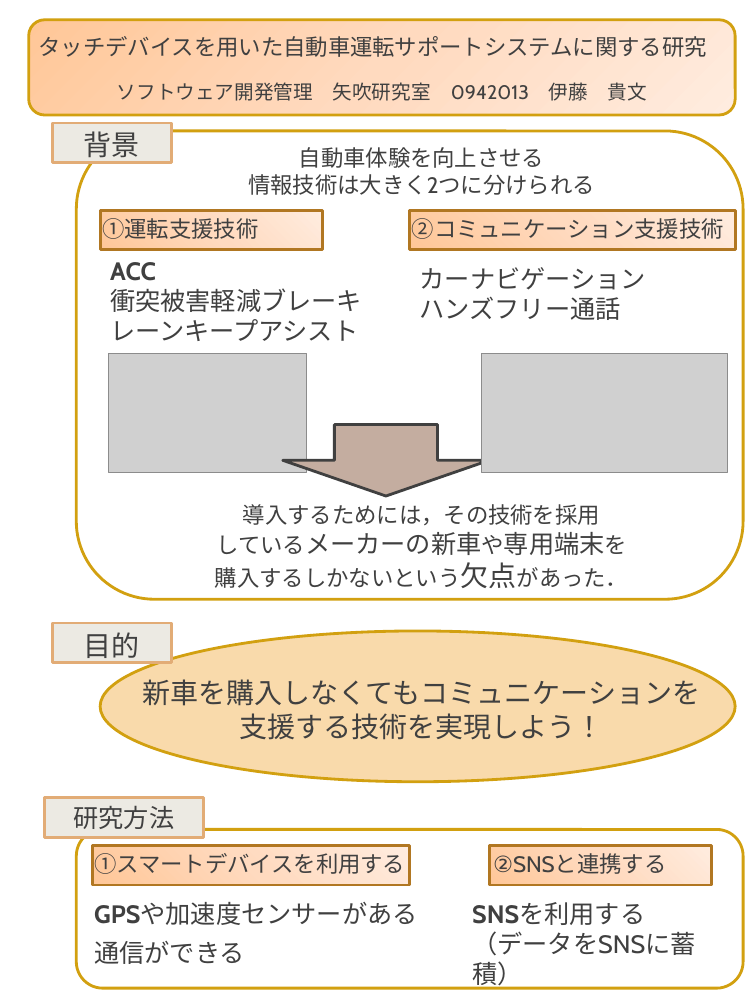
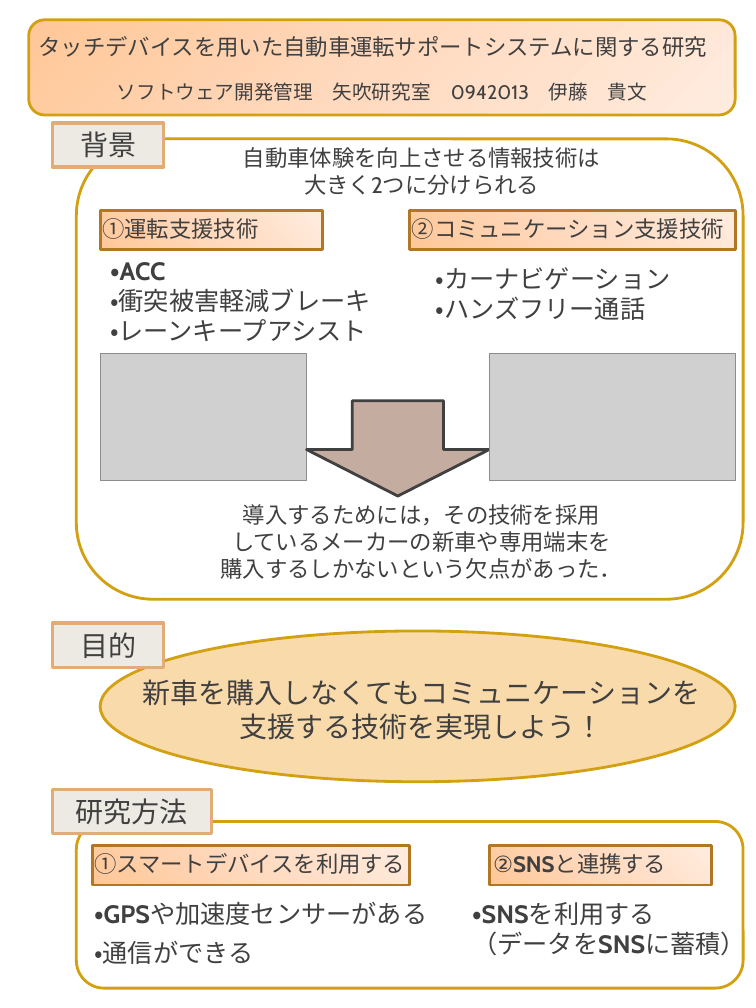
Before and after one commit to keimatsui/kadai, a slide deck: slide 1 of 卒業論文/2012/伊藤貴文/中間発表パワポ.pptx. Drawn at 756x1008 pixels with LibreOffice and Linux fonts; fonts in the diff are those of the drawing; grey boxes stand for pictures; background and template pictures are left out. Boxes give left, top, right and bottom in pixels: in the first picture for what was removed or moved away, otherwise in the second. Text is boxed around its words. In the diff, an @@ line names an element or a change of style, - is before the commit and + after.

```diff
--- a/卒業論文/2012/伊藤貴文/中間発表パワポ.pptx
+++ b/卒業論文/2012/伊藤貴文/中間発表パワポ.pptx
@@ rectangle "背景": place and size @@
-rectangle "背景" at <box>84,131,140,163</box>
+rectangle "背景" at <box>52,123,163,167</box>
@@ rectangle "背景" at <box>52,123,163,167</box>: fill none to #ECEAE3; outline none to #E2AC76 2.25 pt @@
@@ rectangle removed at <box>52,123,171,162</box> @@
@@ rounded rectangle: place and size @@
-rounded rectangle at <box>77,131,743,600</box>
+rounded rectangle at <box>77,139,743,600</box>
@@ text at <box>243,147,600,195</box>: spaces changed @@
-自動車体験を向上させる
-情報技術は大きく2つに分けられる
+自動車体験を向上させる情報技術は
+大きく2つに分けられる
@@ text at <box>110,262,371,341</box>: text changed @@
-ACC
-衝突被害軽減ブレーキ
-レーンキープアシスト
+・ACC
+・衝突被害軽減ブレーキ
+・レーンキープアシスト
@@ text at <box>436,267,671,320</box>: text changed @@
-カーナビゲーション
-ハンズフリー通話
+・カーナビゲーション
+・ハンズフリー通話
@@ picture: place and size @@
-picture at <box>108,353,306,472</box>
+picture at <box>100,353,306,480</box>
@@ picture: place and size @@
-picture at <box>481,353,727,472</box>
+picture at <box>489,353,735,480</box>
@@ down arrow: place and size @@
-down arrow at <box>283,424,490,496</box>
+down arrow at <box>306,401,489,496</box>
@@ down arrow at <box>306,401,489,496</box>: proportions changed @@
@@ text at <box>221,531,623,579</box>: size 18 to 16 pt in "しているメーカーの新車や専用端末を"; size 20 to 16 pt in "購入するしかないという欠点があった．" @@
@@ rectangle "目的" at <box>52,623,163,667</box>: fill none to #ECEAE3; outline none to #E2AC76 2.25 pt @@
@@ rectangle "目的": place and size @@
-rectangle "目的" at <box>84,632,140,664</box>
+rectangle "目的" at <box>52,623,163,667</box>
@@ rectangle removed at <box>52,623,171,662</box> @@
@@ rectangle removed at <box>44,797,203,837</box> @@
@@ rectangle "研究方法": place and size @@
-rectangle "研究方法" at <box>74,805,175,829</box>
+rectangle "研究方法" at <box>52,789,211,834</box>
@@ rectangle "研究方法" at <box>52,789,211,834</box>: size 18 to 20 pt; fill none to #ECEAE3; outline none to #E2AC76 2.25 pt @@
@@ rounded rectangle: place and size @@
-rounded rectangle at <box>77,830,743,988</box>
+rounded rectangle at <box>77,822,743,988</box>
@@ text "②SNSと連携する" at <box>493,854,666,874</box>: bold on in "②SNSと連携する" @@
@@ text at <box>94,902,427,925</box>: text changed @@
-GPSや加速度センサーがある
+・GPSや加速度センサーがある
@@ text at <box>472,902,655,925</box>: text changed @@
-SNSを利用する
+・SNSを利用する
@@ text at <box>472,927,746,959</box>: bold on in "（データをSNSに蓄積）" @@
@@ text at <box>94,941,253,964</box>: text changed @@
-通信ができる
+・通信ができる
```
Also in this commit, not shown: 1 other slide changed.
